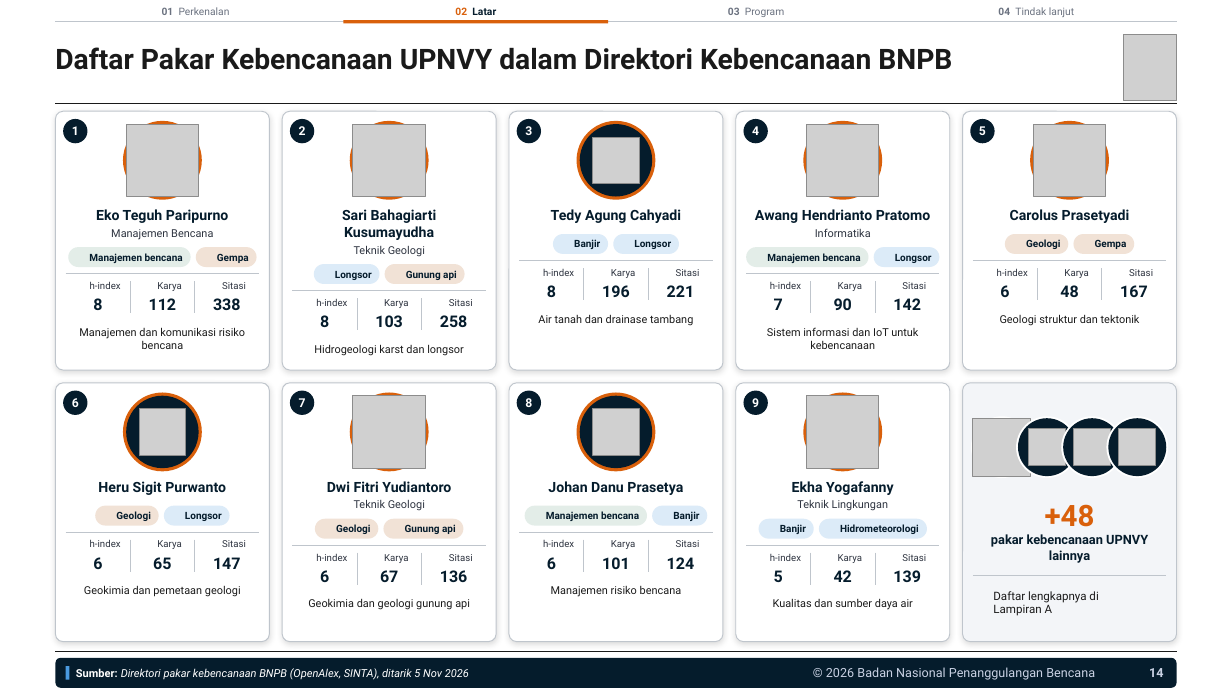
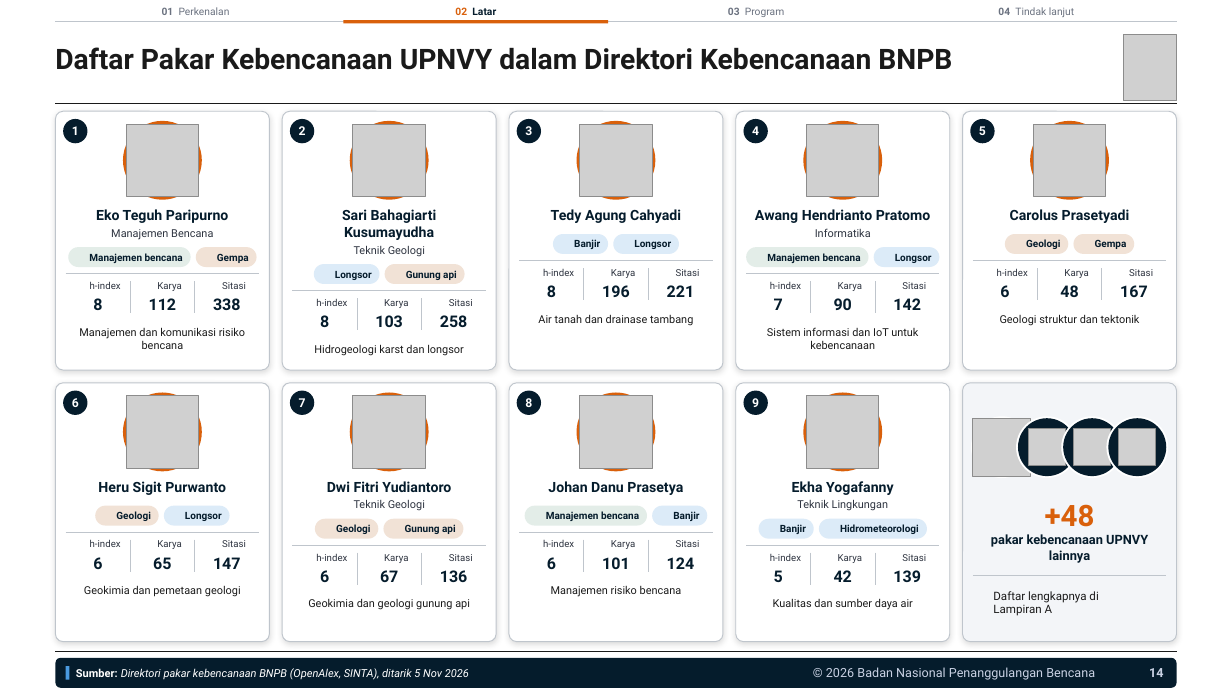
Before and after one commit to terasurbannetwork/poskokarhutla, a slide deck: slide 14 of data/kegiatan-bnpb/kunjungan-kampus/UPNVY/Paparan Kerja Sama BNPB dengan UPNVY 061126 (rev2).pptx. Drawn at 1232x693 pixels with LibreOffice and Linux fonts; fonts in the diff are those of the drawing; grey boxes stand for pictures; background and template pictures are left out. Boxes give left, top, right and bottom in pixels: in the first picture for what was removed or moved away, otherwise in the second. Text is boxed around its words. In the diff, an @@ line names an element or a change of style, - is before the commit and + after.

```diff
--- a/data/kegiatan-bnpb/kunjungan-kampus/UPNVY/Paparan Kerja Sama BNPB dengan UPNVY 061126 (rev2).pptx
+++ b/data/kegiatan-bnpb/kunjungan-kampus/UPNVY/Paparan Kerja Sama BNPB dengan UPNVY 061126 (rev2).pptx
@@ ellipse removed at bbox=[579, 124, 652, 196] @@
@@ picture added at bbox=[579, 124, 652, 196] @@
@@ picture removed at bbox=[593, 137, 640, 183] @@
@@ ellipse removed at bbox=[127, 396, 199, 468] @@
@@ picture added at bbox=[127, 396, 199, 468] @@
@@ picture removed at bbox=[140, 409, 186, 455] @@
@@ ellipse removed at bbox=[579, 396, 652, 468] @@
@@ picture added at bbox=[579, 396, 652, 468] @@
@@ picture removed at bbox=[593, 409, 640, 455] @@
```
Also in this commit, not shown: 6 other files.
